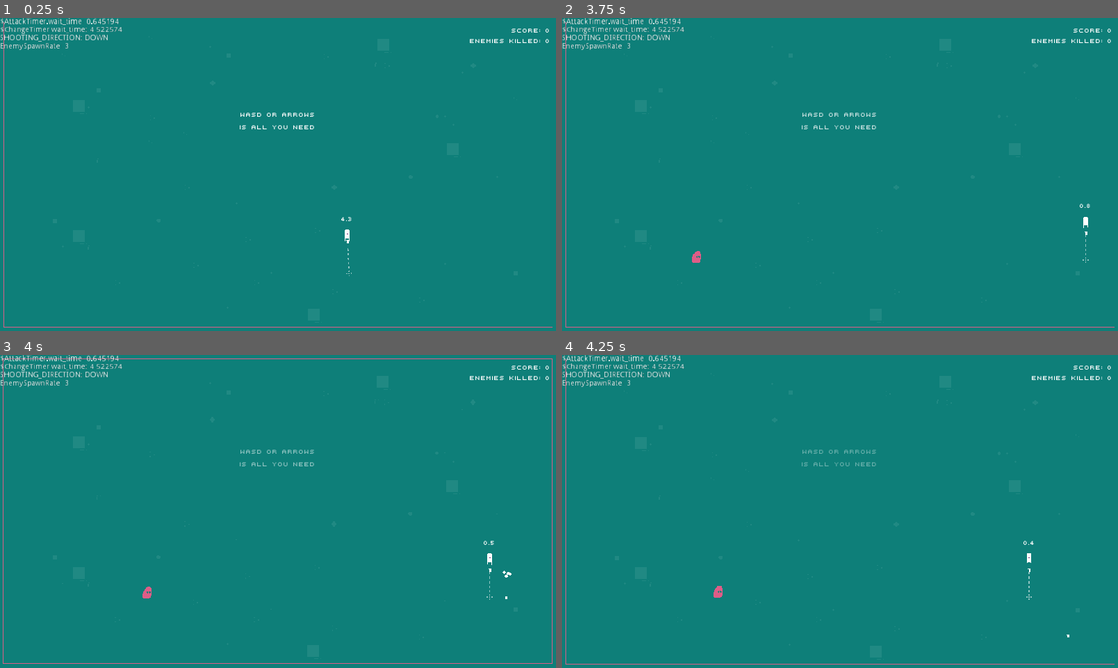
Above: before the commit, frames 1-4 (two rows, left to right).
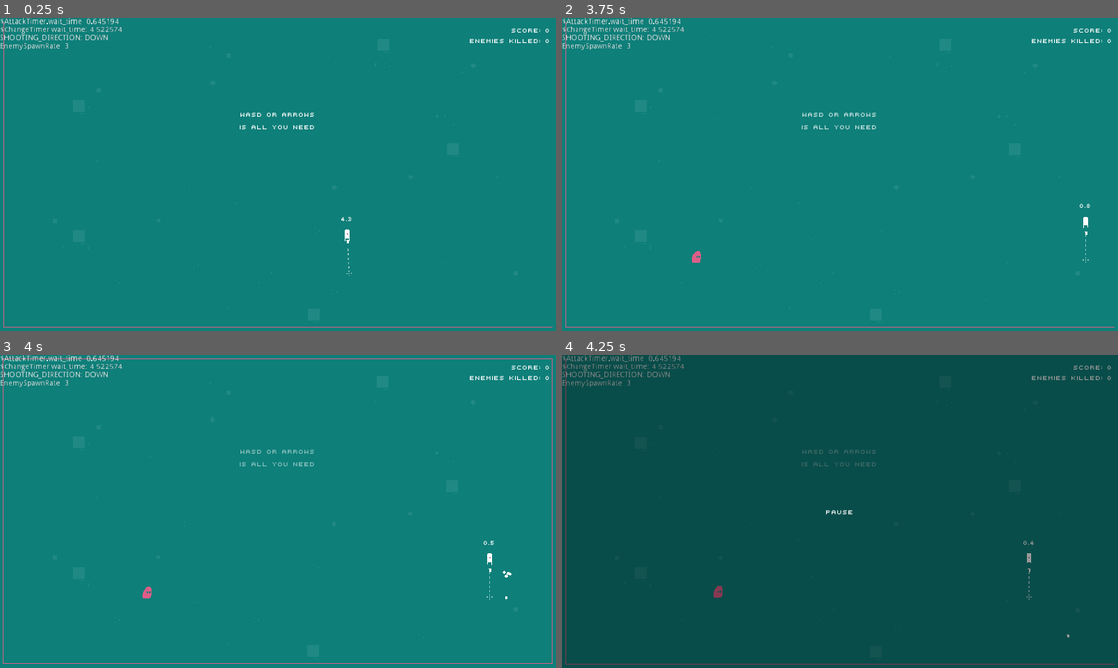
Above: after the commit, the same moments.

Repository: skarnl/gmtk-game-jam
Game: Godot game, scene res://screens/game/game.tscn
Two runs of this game, one before a commit and one after it. Both use one fixed random seed, a clock stepped at 60 frames per second and the inputs below. This scene is started directly instead of the project's main scene. Sound files missing from this copy of the repository are replaced by a short silence.
Inputs (mouse positions are in pixels of both pictures, inside the frame that each line leads up to):
- Up to frame 1 (0.25 s): no input
- Up to frame 2 (3.75 s): tap Enter at 0.5 s; move the mouse to (962, 158) at 0.52 s; hold Right (ui_right) 0.53-1.28 s; click (962, 158) at 0.67 s; move the mouse to (728, 190) at 1.27 s; hold Down (ui_down) 1.28-2.03 s; move the mouse to (895, 105) at 2.02 s; hold Right (ui_right) 2.03-2.78 s; move the mouse to (812, 237) at 2.77 s; hold Up (ui_up) 2.78-3.53 s; click (812, 237) at 2.92 s; move the mouse to (1006, 221) at 3.52 s; hold Left (ui_left) from 3.53 s (still down)
- Up to frame 3 (4 s): keep holding Left (ui_left)
- Up to frame 4 (4.25 s): keep holding Left (ui_left); tap Escape (ui_cancel) at 4.15 s

Frames 1-3 are identical in both runs. In frame 4, 100% of the frame differs, in the area x 0-100%, y 0-100%.

Commit message:
Add pause screen

Diff:
--- a/gui/hud.tscn
+++ b/gui/hud.tscn
@@ -6,6 +6,7 @@
 [ext_resource path="res://gui/score.gd" type="Script" id=4]
 [ext_resource path="res://assets/fonts/000webfont.ttf" type="DynamicFontData" id=5]
 [ext_resource path="res://gui/game_over.gd" type="Script" id=6]
+[ext_resource path="res://gui/pause.gd" type="Script" id=7]
 
 [sub_resource type="DynamicFont" id=1]
 size = 64
@@ -210,3 +211,32 @@
 anchor_bottom = 1.0
 margin_right = 0.439987
 autowrap = true
+
+[node name="Pause" type="Control" parent="."]
+anchor_right = 1.0
+anchor_bottom = 1.0
+theme = ExtResource( 2 )
+script = ExtResource( 7 )
+__meta__ = {
+"_edit_use_anchors_": false
+}
+
+[node name="ColorRect" type="ColorRect" parent="Pause"]
+anchor_right = 1.0
+anchor_bottom = 1.0
+color = Color( 0, 0, 0, 0.392157 )
+__meta__ = {
+"_edit_use_anchors_": false
+}
+
+[node name="Label" type="Label" parent="Pause"]
+anchor_left = 0.5
+anchor_top = 0.5
+anchor_right = 0.5
+anchor_bottom = 0.5
+margin_left = -27.5
+margin_top = -10.5
+margin_right = 27.5
+margin_bottom = 10.5
+text = "PAUSE"
+align = 1
--- a/gui/pause.gd
+++ b/gui/pause.gd
@@ -1,8 +1,4 @@
 extends Control
 
-
-func _input(event):
-	if event is InputEventKey:
-		if event.is_action_pressed('ui_cancel'):
-			get_tree().paused = !get_tree().paused
-			visible = get_tree().paused
+func _ready():
+	hide()
--- a/screens/game/game.gd
+++ b/screens/game/game.gd
@@ -67,6 +67,9 @@
 
 
 func spawn_enemy():
+	if _current_state == STATES.PAUSED:
+		return
+
 	var enemy = enemy_ref.instance()
 	var player_position = player.global_position
 	var enemy_position = player_position
@@ -93,6 +96,7 @@
 
 	if _enemies_killed == 1:
 		enemy_timer.start()
+		spawn_enemy()
 
 	yield(get_tree().create_timer(1.2), 'timeout')
 	spawn_enemy()
@@ -137,6 +141,12 @@
 	enemy_timer.wait_time = DEFAULT_ENEMY_SPAWN_TIME
 
 
+func _spawn_enemy_if_needed():
+	var enemiesNodes = get_tree().get_nodes_in_group('enemies')
+
+	if enemiesNodes.size() == 0:
+		spawn_enemy()
+
 func _set_paused(pause):
 	get_tree().paused = pause
 
@@ -151,6 +161,8 @@
 			if _current_state == STATES.PAUSED:
 				_current_state = new_state
 				_set_paused(false)
+				_hide_paused_overlay()
+				_spawn_enemy_if_needed()
 
 		STATES.GAME_OVER:
 			if _current_state == STATES.PLAY:
@@ -179,8 +191,12 @@
 
 
 func _show_paused_overlay():
-	print("show overlay")
-	pass
+	$'../HUD/Pause'.show()
+
+
+func _hide_paused_overlay():
+	$'../HUD/Pause'.hide()
+
 
 func _unhandled_input(event):
 	if event is InputEventKey:
Not shown: 1 places in gui/hud.tscn that only renumber resources
